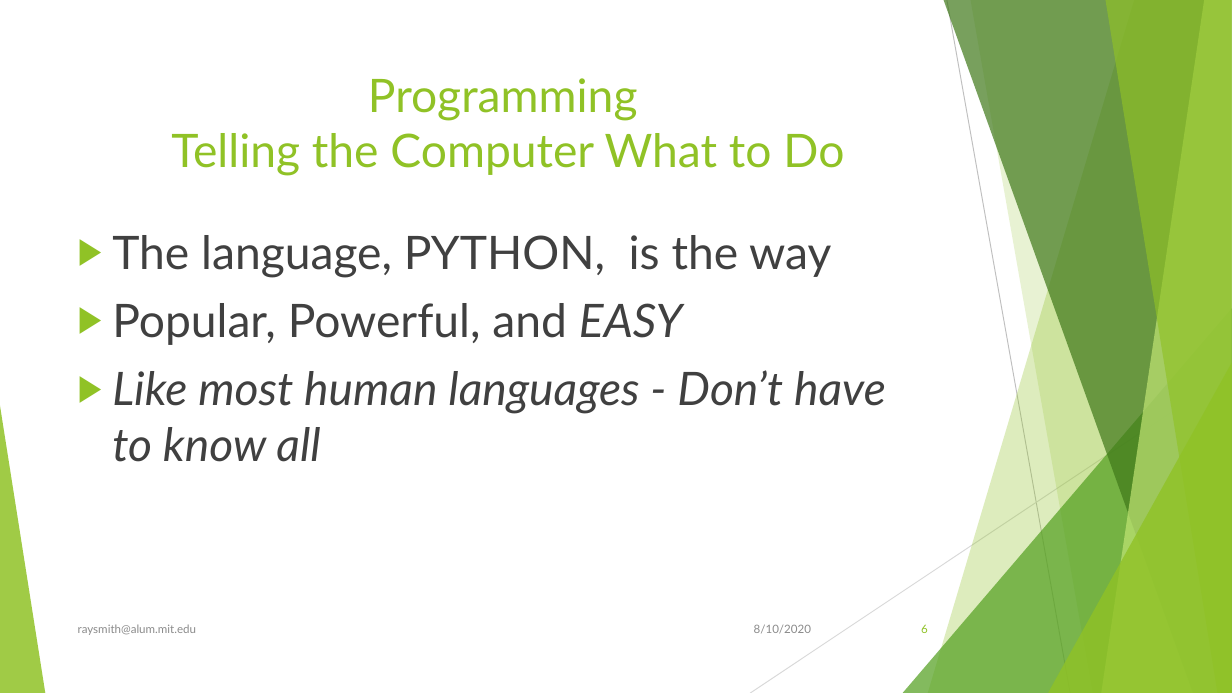
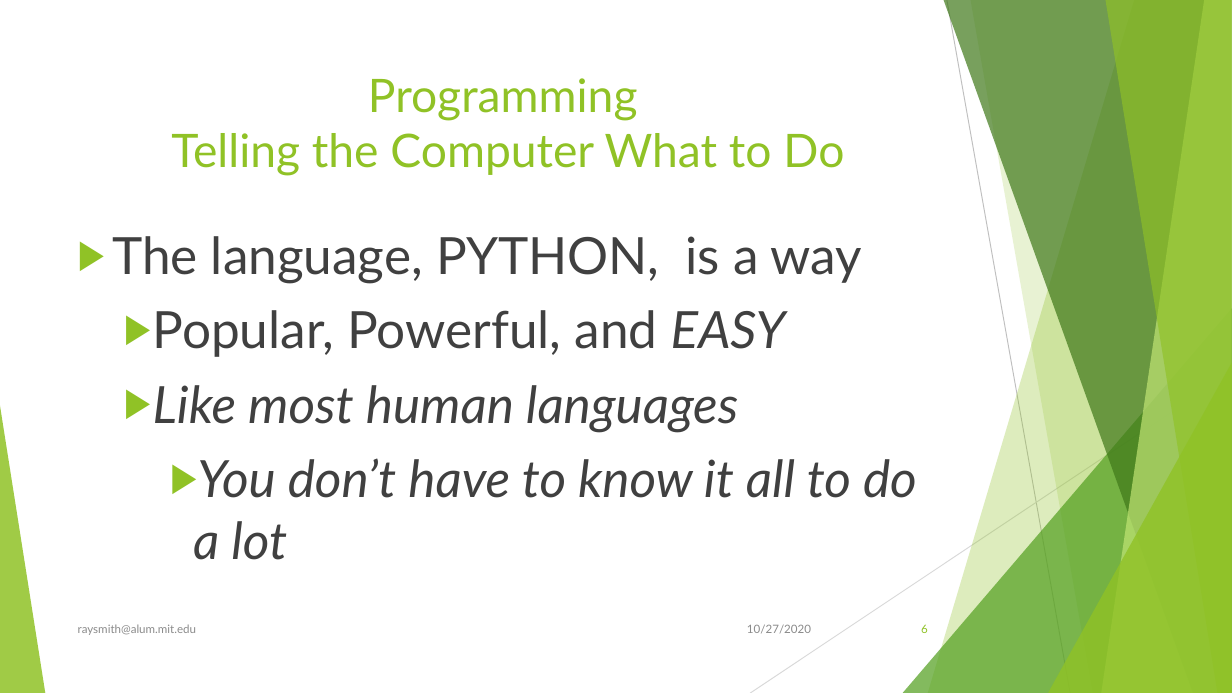
Before and after one commit to raysmith619/Introduction-To-Programming, a slide deck: slide 6 of Docs/Introduction to Proramming Using Python.pptx. Drawn at 1232x693 pixels with LibreOffice and Linux fonts; fonts in the diff are those of the drawing. Boxes give left, top, right and bottom in pixels: in the first picture for what was removed or moved away, otherwise in the second. Text is boxed around its words. In the diff, an @@ line names an element or a change of style, - is before the commit and + after.

```diff
--- a/Docs/Introduction to Proramming Using Python.pptx
+++ b/Docs/Introduction to Proramming Using Python.pptx
@@ text at <box>112,236,862,284</box>: text changed; size 36 to 40 pt @@
-▶ The language, PYTHON, is the way
+▶ The language, PYTHON, is a way
@@ text at <box>153,310,786,357</box>: size 36 to 40 pt in "Popular, Powerful, and EASY"; list level 1 to 2 in "Popular, Powerful, and EASY" @@
@@ text at <box>153,385,917,560</box>: text changed; size 36 to 40 pt @@
-▶ Like most human languages - Don’t have to know all
+  ▶ Like most human languages
+    ▶ You don’t have to know it all to do a lot
@@ text at <box>747,624,811,633</box>: text changed @@
-8/10/2020
+10/27/2020
```
Also in this commit, not shown: 106 other slides changed, 23 slides added, 2 slides removed, 1 other file.
